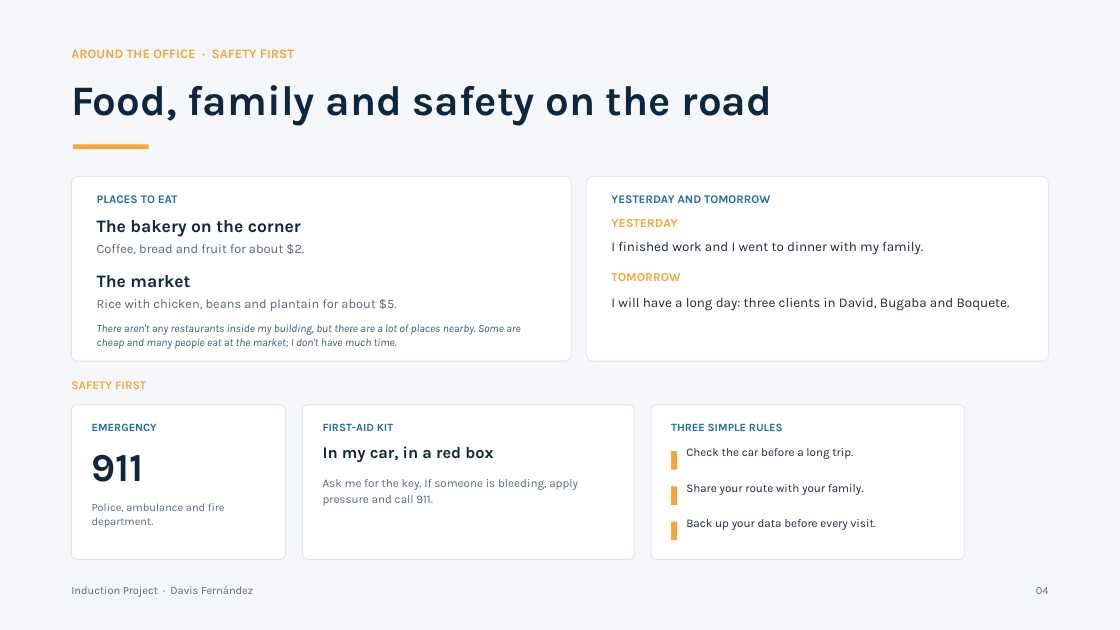
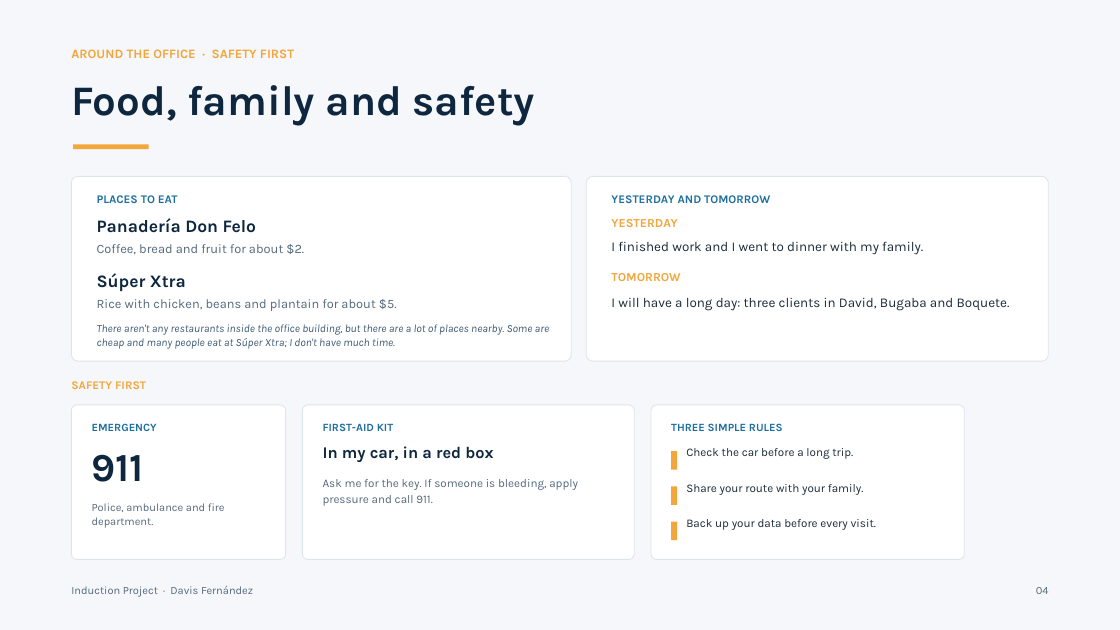
Before and after one commit to Davisday13/welcome-kit-induction, a slide deck: slide 4 of Induction_Project_Davis_Fernandez_FINAL.pptx. Drawn at 1120x630 pixels with LibreOffice and Linux fonts; fonts in the diff are those of the drawing. Boxes give left, top, right and bottom in pixels: in the first picture for what was removed or moved away, otherwise in the second. Text is boxed around its words. In the diff, an @@ line names an element or a change of style, - is before the commit and + after.

Commit message:
Actualizar datos reales: Don Felo, Súper Xtra, Julio Gato y correcciones gramaticales

```diff
--- a/Induction_Project_Davis_Fernandez_FINAL.pptx
+++ b/Induction_Project_Davis_Fernandez_FINAL.pptx
@@ text at (71,85,535,126): text changed @@
-Food, family and safety on the road
+Food, family and safety
@@ text at (97,218,256,233): text changed @@
-The bakery on the corner
+Panadería Don Felo
@@ text at (97,273,186,291): text changed @@
-The market
+Súper Xtra
@@ text at (97,324,549,349): text changed @@
-There aren't any restaurants inside my building, but there are a lot of places nearby. Some are cheap and many people eat at the market; I don't have much time.
+There aren't any restaurants inside the office building, but there are a lot of places nearby. Some are cheap and many people eat at Súper Xtra; I don't have much time.
```
Also in this commit, not shown: 3 other slides changed, 6 other files.
